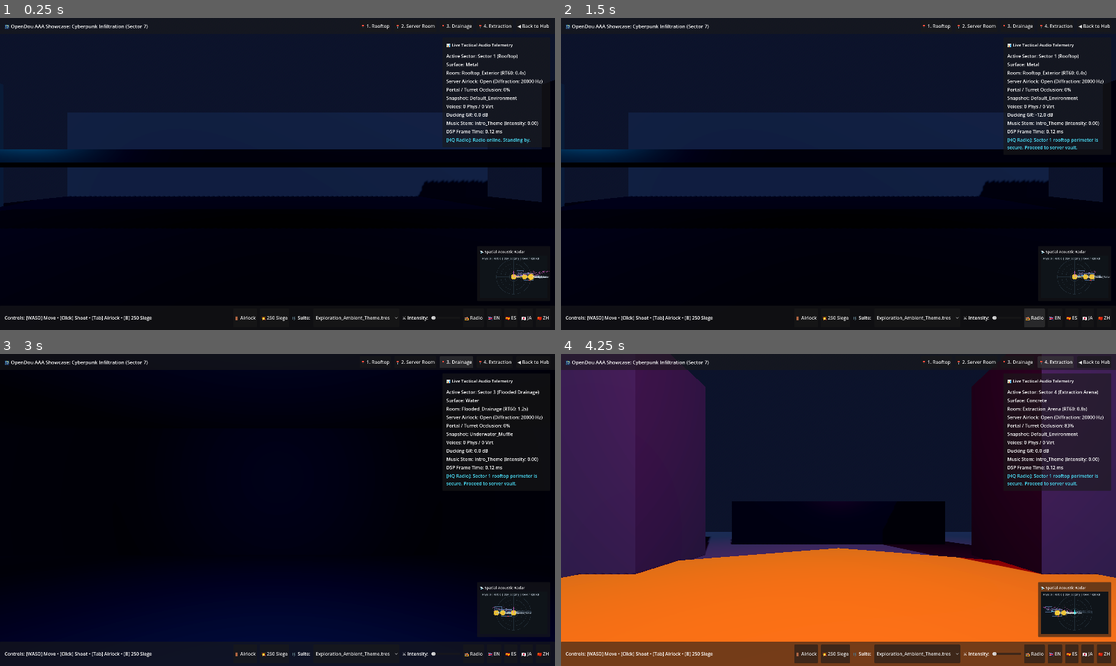
Above: before the commit, frames 1-4 (two rows, left to right).
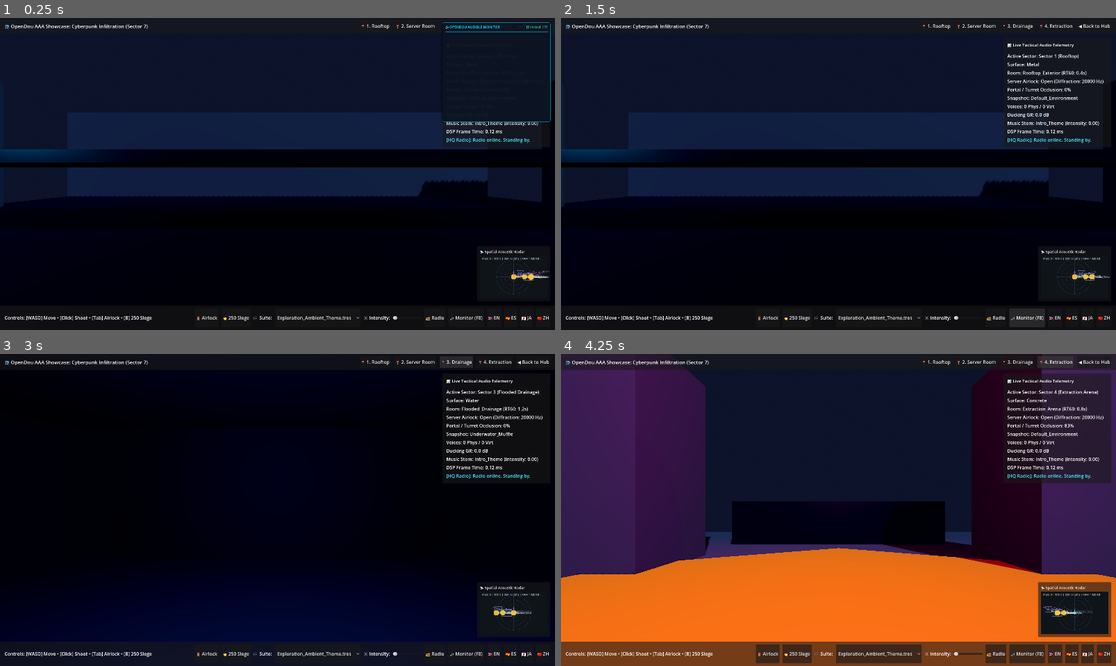
Above: after the commit, the same moments.

Repository: andinodev/opendou
Game: Godot game, scene res://scenes/demos/07_cyberpunk_infiltration/demo_cyberpunk_infiltration.tscn
The game is run twice, just before and just after one commit, with the same random seed, the same clock (stepped at 60 frames per second) and the same inputs. This scene is started directly instead of the project's main scene.
Inputs (mouse positions are in pixels of both pictures, inside the frame that each line leads up to):
- Up to frame 1 (0.25 s): no input
- Up to frame 2 (1.5 s): click "Exploration_Ambient_Theme.tres" at 0.5 s; click (1027, 317) at 1.25 s, where only the run after the commit has a clickable "🔊 Monitor (F8)"
- Up to frame 3 (3 s): click "📍 1. Rooftop" at 2 s; click "📍 3. Drainage" at 2.75 s
- Up to frame 4 (4.25 s): click "📍 4. Extraction" at 3.5 s

The runs differ from the first frame. In frame 1, 1.4% of the frame differs, in the area x 35-100%, y 1-98%; in frame 2, 0.7%; in frame 3, 0.5%; in frame 4, 2.3%, in the area x 35-100%, y 38-100%.
Error after the commit: Invalid access to property or key 'ducking_attenuation_db' on a base object of type 'RefCounted (AudibleVoiceInfo)'. (res://addons/opendou/nodes/opendou_audibl…

Commit message:
feat(demos): integrate OpenDouAudibleMonitor in Cyberpunk demo and Studio profiler (Task 3)

Diff:
--- a/scenes/demos/07_cyberpunk_infiltration/demo_cyberpunk_infiltration.gd
+++ b/scenes/demos/07_cyberpunk_infiltration/demo_cyberpunk_infiltration.gd
@@ -91,11 +91,14 @@
 @onready var btn_toggle_airlock: Button = get_node_or_null("TacticalHUD/BottomBar/Margin/HBox/BtnToggleAirlock")
 @onready var btn_bombardment: Button = get_node_or_null("TacticalHUD/BottomBar/Margin/HBox/BtnBombardment")
 @onready var btn_radio: Button = get_node_or_null("TacticalHUD/BottomBar/Margin/HBox/BtnRadio")
+@onready var btn_toggle_monitor: Button = get_node_or_null("TacticalHUD/BottomBar/Margin/HBox/BtnToggleMonitor")
 @onready var slider_intensity: HSlider = get_node_or_null("TacticalHUD/BottomBar/Margin/HBox/SliderIntensity")
 @onready var btn_lang_en: Button = get_node_or_null("TacticalHUD/BottomBar/Margin/HBox/BtnLangEN")
 @onready var btn_lang_es: Button = get_node_or_null("TacticalHUD/BottomBar/Margin/HBox/BtnLangES")
 @onready var btn_lang_ja: Button = get_node_or_null("TacticalHUD/BottomBar/Margin/HBox/BtnLangJA")
 @onready var btn_lang_zh: Button = get_node_or_null("TacticalHUD/BottomBar/Margin/HBox/BtnLangZH")
+
+@onready var audible_monitor: Node = get_node_or_null("AudibleMonitor")
 
 @onready var lbl_sector: Label = get_node_or_null("TacticalHUD/HUDPanel/Margin/VBox/LblSector")
 @onready var lbl_surface: Label = get_node_or_null("TacticalHUD/HUDPanel/Margin/VBox/LblSurface")
@@ -120,6 +123,8 @@
 	_start_ambient_audio()
 	if stem_players.is_empty():
 		_start_music_audio()
+	if audible_monitor and audible_monitor.has_method("set_ducking_matrix"):
+		audible_monitor.set_ducking_matrix(ducking_matrix)
 	_connect_ui()
 	_update_hud()
 
@@ -329,6 +334,16 @@
 		btn_radio.pressed.connect(func():
 			var cur_lang = dialogue_manager.current_language if dialogue_manager else "en"
 			play_tactical_radio_line(&"sec_clear_01", cur_lang)
+		)
+	if btn_toggle_monitor:
+		btn_toggle_monitor.pressed.connect(func():
+			if audible_monitor:
+				if audible_monitor.has_method("toggle_overlay"):
+					audible_monitor.toggle_overlay()
+				elif "is_overlay_visible" in audible_monitor:
+					audible_monitor.is_overlay_visible = not audible_monitor.is_overlay_visible
+				elif "visible" in audible_monitor:
+					audible_monitor.visible = not audible_monitor.visible
 		)
 	if slider_intensity:
 		slider_intensity.value_changed.connect(func(v: float): set_combat_intensity(v))
--- a/scenes/demos/07_cyberpunk_infiltration/demo_cyberpunk_infiltration.tscn
+++ b/scenes/demos/07_cyberpunk_infiltration/demo_cyberpunk_infiltration.tscn
@@ -3,12 +3,13 @@
 [ext_resource type="Script" uid="uid://bdss0jb0xwsej" path="res://scenes/demos/07_cyberpunk_infiltration/demo_cyberpunk_infiltration.gd" id="1_demo_script"]
 [ext_resource type="Script" uid="uid://bw6odb6jfd2eg" path="res://scenes/demos/master_sandbox/player_controller.gd" id="2_nwf45"]
 [ext_resource type="Script" uid="uid://bvsr7unw4scmy" path="res://addons/opendou/editor/opendou_radar_view.gd" id="2_radar_script"]
-[ext_resource type="Script" path="res://addons/opendou/nodes/opendou_event_player_3d.gd" id="4_p3d"]
-[ext_resource type="Script" path="res://addons/opendou/nodes/opendou_event_player.gd" id="5_pglob"]
-[ext_resource type="Script" path="res://addons/opendou/nodes/opendou_room_3d.gd" id="6_room"]
-[ext_resource type="Script" path="res://addons/opendou/nodes/opendou_portal_3d.gd" id="7_portal"]
-[ext_resource type="Script" path="res://addons/opendou/nodes/opendou_reflector_3d.gd" id="8_refl"]
-[ext_resource type="Script" path="res://addons/opendou/nodes/opendou_music_player.gd" id="9_music"]
+[ext_resource type="Script" uid="uid://jq8f55uaybmc" path="res://addons/opendou/nodes/opendou_event_player_3d.gd" id="4_p3d"]
+[ext_resource type="Script" uid="uid://dtlhkuv5w0r76" path="res://addons/opendou/nodes/opendou_event_player.gd" id="5_pglob"]
+[ext_resource type="Script" uid="uid://d0hkkttbjrmmd" path="res://addons/opendou/nodes/opendou_room_3d.gd" id="6_room"]
+[ext_resource type="Script" uid="uid://cwrgsln6e32r7" path="res://addons/opendou/nodes/opendou_portal_3d.gd" id="7_portal"]
+[ext_resource type="Script" uid="uid://cii5tsut4w0mc" path="res://addons/opendou/nodes/opendou_reflector_3d.gd" id="8_refl"]
+[ext_resource type="Script" uid="uid://ctbxqaxaxju70" path="res://addons/opendou/nodes/opendou_music_player.gd" id="9_music"]
+[ext_resource type="Script" uid="uid://da047uvlnsfhn" path="res://addons/opendou/nodes/opendou_audible_monitor.gd" id="10_monitor"]
 
 [sub_resource type="ProceduralSkyMaterial" id="ProceduralSkyMaterial_sky"]
 sky_top_color = Color(0.04, 0.05, 0.12, 1)
@@ -40,6 +41,9 @@
 albedo_color = Color(0.25, 0.27, 0.3, 1)
 roughness = 0.85
 
+[sub_resource type="BoxShape3D" id="BoxShape3D_rooftop"]
+size = Vector3(30, 10, 30)
+
 [sub_resource type="StandardMaterial3D" id="StandardMaterial3D_neon_cyan"]
 albedo_color = Color(0, 0.85, 1, 1)
 emission_enabled = true
@@ -54,25 +58,22 @@
 albedo_color = Color(0.9, 0.7, 0.1, 1)
 roughness = 0.5
 
+[sub_resource type="BoxShape3D" id="BoxShape3D_server"]
+size = Vector3(24, 6, 20)
+
 [sub_resource type="StandardMaterial3D" id="StandardMaterial3D_water"]
 transparency = 1
 albedo_color = Color(0.05, 0.25, 0.35, 0.8)
 roughness = 0.05
 
+[sub_resource type="BoxShape3D" id="BoxShape3D_drainage"]
+size = Vector3(24, 6, 16)
+
+[sub_resource type="BoxShape3D" id="BoxShape3D_extraction"]
+size = Vector3(35, 12, 50)
+
 [sub_resource type="CapsuleShape3D" id="CapsuleShape3D_player"]
 height = 1.8
-
-[sub_resource type="BoxShape3D" id="BoxShape3D_rooftop"]
-size = Vector3(30, 10, 30)
-
-[sub_resource type="BoxShape3D" id="BoxShape3D_server"]
-size = Vector3(24, 6, 20)
-
-[sub_resource type="BoxShape3D" id="BoxShape3D_drainage"]
-size = Vector3(24, 6, 16)
-
-[sub_resource type="BoxShape3D" id="BoxShape3D_extraction"]
-size = Vector3(35, 12, 50)
 
 [node name="CyberpunkInfiltrationDemo" type="Node3D" unique_id=1285350492]
 script = ExtResource("1_demo_script")
@@ -128,11 +129,13 @@
 material = SubResource("StandardMaterial3D_concrete")
 script = ExtResource("8_refl")
 reflector_name = &"Rooftop_Wall_Reflector"
+plane_normal = Vector3(-1, -1, -1)
+absorption = 1.0
 
 [node name="RooftopRoom" type="Area3D" parent="LevelGeometry/Sector1_Rooftop" unique_id=118274910]
 script = ExtResource("6_room")
 room_name = &"Rooftop_Exterior"
-material_preset = "Concrete"
+calculated_rt60 = 9.66
 
 [node name="RoomShape" type="CollisionShape3D" parent="LevelGeometry/Sector1_Rooftop/RooftopRoom" unique_id=118274911]
 shape = SubResource("BoxShape3D_rooftop")
@@ -197,12 +200,14 @@
 transform = Transform3D(1, 0, 0, 0, 1, 0, 0, 0, 1, -12, 1.8, 0)
 script = ExtResource("7_portal")
 portal_name = &"Server_Airlock"
-open_factor = 1.0
+room_a = NodePath("../ServerRoomArea")
+room_b = NodePath("../../Sector1_Rooftop/RooftopRoom")
 
 [node name="ServerRoomArea" type="Area3D" parent="LevelGeometry/Sector2_ServerRoom" unique_id=198274910]
 script = ExtResource("6_room")
 room_name = &"Server_Room"
 material_preset = "Wood"
+calculated_rt60 = 2.07741935483871
 
 [node name="RoomShape" type="CollisionShape3D" parent="LevelGeometry/Sector2_ServerRoom/ServerRoomArea" unique_id=198274911]
 shape = SubResource("BoxShape3D_server")
@@ -280,8 +285,8 @@
 [node name="DrainageRoom" type="Area3D" parent="LevelGeometry/Sector3_FloodedDrainage" unique_id=178274910]
 script = ExtResource("6_room")
 room_name = &"Flooded_Drainage"
-material_preset = "Concrete"
 custom_reverb_time = 3.5
+calculated_rt60 = 5.944615384615385
 snapshot_on_enter = &"Underwater_Muffle"
 
 [node name="RoomShape" type="CollisionShape3D" parent="LevelGeometry/Sector3_FloodedDrainage/DrainageRoom" unique_id=178274911]
@@ -309,7 +314,8 @@
 [node name="ExtractionArenaRoom" type="Area3D" parent="LevelGeometry/Sector4_ExtractionArena" unique_id=158274910]
 script = ExtResource("6_room")
 room_name = &"Extraction_Arena"
-material_preset = "Concrete"
+material_preset = "Curtains"
+calculated_rt60 = 12.0
 
 [node name="RoomShape" type="CollisionShape3D" parent="LevelGeometry/Sector4_ExtractionArena/ExtractionArenaRoom" unique_id=158274911]
 shape = SubResource("BoxShape3D_extraction")
@@ -382,8 +388,6 @@
 max_distance = 15.0
 script = ExtResource("4_p3d")
 event_name = &"Turret_Scan"
-enable_dynamic_occlusion = true
-bus_category = "SFX"
 
 [node name="RadioBeaconEmitter" type="AudioStreamPlayer3D" parent="LevelGeometry/Sector4_ExtractionArena" unique_id=2142646796]
 transform = Transform3D(1, 0, 0, 0, 1, 0, 0, 0, 1, 0, 4, 0)
@@ -393,7 +397,6 @@
 max_distance = 15.0
 script = ExtResource("4_p3d")
 event_name = &"Radio_Beacon"
-bus_category = "SFX"
 
 [node name="ArenaBeaconLight" type="OmniLight3D" parent="LevelGeometry/Sector4_ExtractionArena" unique_id=961045293]
 transform = Transform3D(1, 0, 0, 0, 1, 0, 0, 0, 1, 0, 6, 0)
@@ -432,12 +435,10 @@
 script = ExtResource("5_pglob")
 event_name = &"Footstep"
 switch_group = &"Surface"
-bus_category = "SFX"
 
 [node name="WeaponAudio" type="AudioStreamPlayer" parent="Player" unique_id=1771967483]
 script = ExtResource("5_pglob")
 event_name = &"Gunshot_Rifle"
-bus_category = "SFX"
 
 [node name="RadioAudio" type="AudioStreamPlayer" parent="Player" unique_id=1780149803]
 script = ExtResource("5_pglob")
@@ -450,8 +451,6 @@
 
 [node name="MusicPlayer" type="Node" parent="Player" unique_id=259454721]
 script = ExtResource("9_music")
-suite_name = &"Exploration_Ambient_Theme.tres"
-auto_play = true
 
 [node name="TacticalHUD" type="CanvasLayer" parent="." unique_id=938583822]
 
@@ -677,6 +676,10 @@
 layout_mode = 2
 text = "📻 Radio"
 
+[node name="BtnToggleMonitor" type="Button" parent="TacticalHUD/BottomBar/Margin/HBox" unique_id=987654322]
+layout_mode = 2
+text = "🔊 Monitor (F8)"
+
 [node name="BtnLangEN" type="Button" parent="TacticalHUD/BottomBar/Margin/HBox" unique_id=1795084415]
 layout_mode = 2
 text = "🇬🇧 EN"
@@ -692,3 +695,6 @@
 [node name="BtnLangZH" type="Button" parent="TacticalHUD/BottomBar/Margin/HBox" unique_id=1096097726]
 layout_mode = 2
 text = "🇨🇳 ZH"
+
+[node name="AudibleMonitor" type="CanvasLayer" parent="." unique_id=987654321]
+script = ExtResource("10_monitor")
--- a/tests/test_all.gd
+++ b/tests/test_all.gd
@@ -170,7 +170,7 @@
 	all_failures.append_array(r32)
 
 	var r33 = TestCyberpunkDemoClass.run_all()
-	total_tests += 21
+	total_tests += 23
 	all_failures.append_array(r33)
 
 	var r34 = TestDeclarativeNodesClass.run_all()
--- a/tests/test_cyberpunk_demo.gd
+++ b/tests/test_cyberpunk_demo.gd
@@ -261,6 +261,17 @@
 	if demo.active_music_suite != &"Dynamic_Combat_Suite.tres" or demo.stem_players.size() < 3:
 		failures.append("Test 6e Failed: Failed to switch to Dynamic_Combat_Suite.tres multi-stem configuration")
 
+	# Test 23: OpenDouAudibleMonitor & Toggle Button integration in HUD
+	var monitor_node = instance.get_node_or_null("AudibleMonitor")
+	if not monitor_node:
+		failures.append("Test 7a Failed: demo_cyberpunk_infiltration.tscn missing AudibleMonitor node")
+	elif not (monitor_node is OpenDouAudibleMonitor):
+		failures.append("Test 7b Failed: AudibleMonitor node is not an instance of OpenDouAudibleMonitor")
+
+	var btn_monitor = instance.get_node_or_null("TacticalHUD/BottomBar/Margin/HBox/BtnToggleMonitor")
+	if not btn_monitor:
+		failures.append("Test 7c Failed: TacticalHUD BottomBar missing BtnToggleMonitor button")
+
 	demo.free()
 	instance.free()
 	return failures
Not shown, changed: addons/opendou/editor/opendou_profiler_panel.gd
Not shown, added: scenes/demos/07_cyberpunk_infiltration/demo_cyberpunk_infiltration.gd.uid
Not shown, changed: docs/tasks/completed.md
